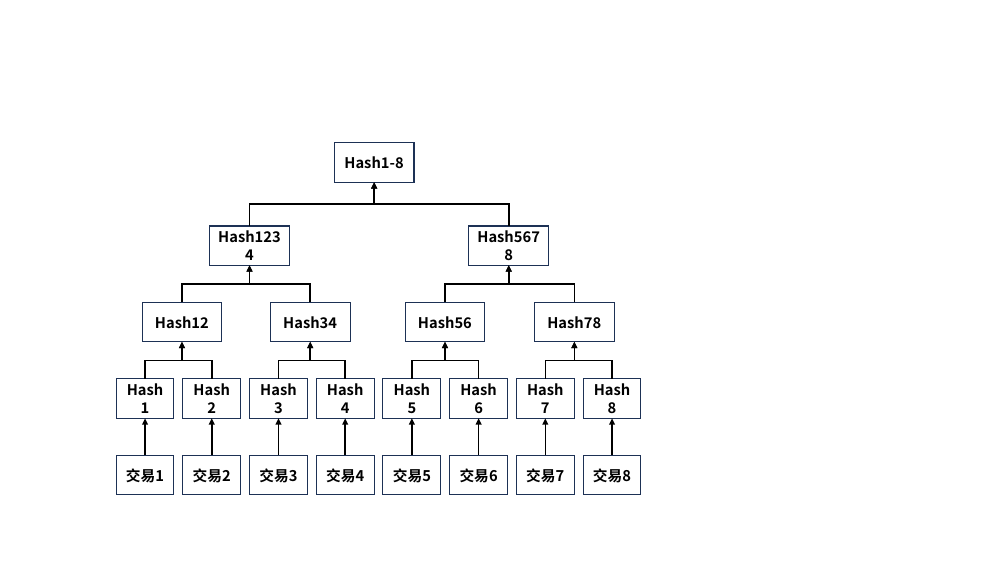
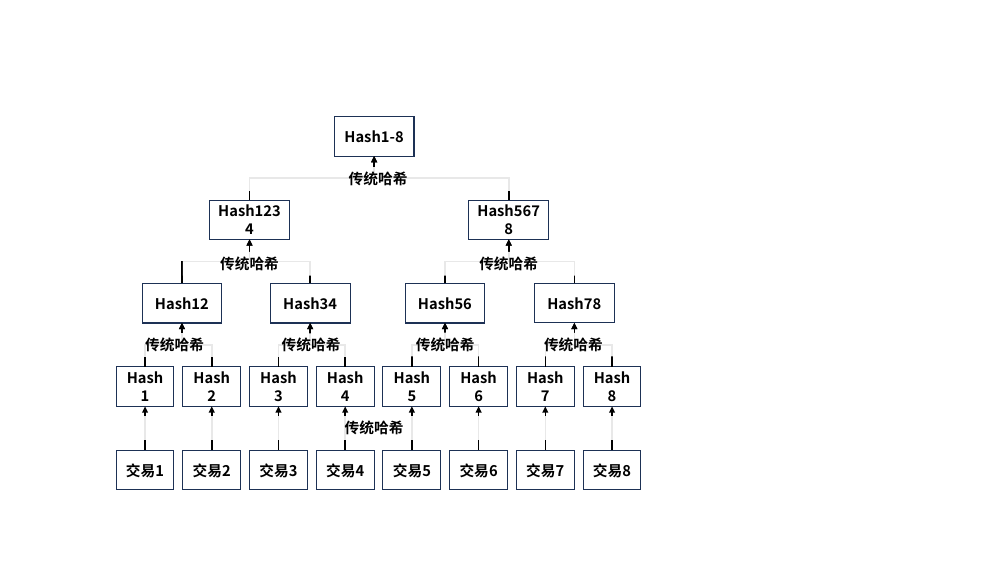
Before and after one commit to Studio-tyx/tyx_thesis_template, a slide deck: slide 28 of figure/timechain/fig.pptx. Drawn at 1008x567 pixels with LibreOffice and Linux fonts; fonts in the diff are those of the drawing. Boxes give left, top, right and bottom in pixels: in the first picture for what was removed or moved away, otherwise in the second. Text is boxed around its words. In the diff, an @@ line names an element or a change of style, - is before the commit and + after.

```diff
--- a/figure/timechain/fig.pptx
+++ b/figure/timechain/fig.pptx
@@ 3 rectangles, 2 elbow arrows: place and size @@
-3 rectangles, 2 elbow arrows at (209,143,549,265)
+3 rectangles, 2 elbow arrows at (209,116,549,240)
@@ text added at (349,171,408,186), 14 pt, text #000000, bold @@
+传统哈希
@@ elbow arrow moved from (182, 302) - (250, 265) to (182, 284) - (250, 240) @@
@@ text added at (220,256,279,271), 14 pt, text #000000, bold @@
+传统哈希
@@ elbow arrow moved from (310, 302) - (250, 265) to (310, 284) - (250, 240) @@
@@ elbow arrow moved from (445, 302) - (509, 265) to (445, 284) - (509, 240) @@
@@ text added at (479,256,538,271), 14 pt, text #000000, bold @@
+传统哈希
@@ elbow arrow moved from (575, 302) - (509, 265) to (575, 284) - (509, 240) @@
@@ 4 rectangles: place and size @@
-4 rectangles at (142,302,615,342)
+4 rectangles at (142,284,615,323)
@@ elbow arrow moved from (145, 379) - (182, 342) to (145, 367) - (182, 323) @@
@@ elbow arrow moved from (212, 379) - (182, 342) to (212, 367) - (182, 323) @@
@@ elbow arrow moved from (278, 379) - (310, 342) to (278, 367) - (310, 323) @@
@@ elbow arrow moved from (346, 379) - (310, 342) to (346, 367) - (310, 323) @@
@@ elbow arrow moved from (412, 379) - (445, 342) to (412, 367) - (445, 323) @@
@@ elbow arrow moved from (479, 379) - (445, 342) to (479, 367) - (445, 323) @@
@@ elbow arrow moved from (545, 379) - (575, 342) to (545, 367) - (575, 323) @@
@@ elbow arrow moved from (613, 379) - (575, 342) to (613, 367) - (575, 323) @@
@@ text added at (145,337,204,352), 14 pt, text #000000, bold @@
+传统哈希
@@ text added at (282,337,341,352), 14 pt, text #000000, bold @@
+传统哈希
@@ text added at (416,337,475,352), 14 pt, text #000000, bold @@
+传统哈希
@@ text added at (544,337,603,352), 14 pt, text #000000, bold @@
+传统哈希
@@ 8 rectangles: place and size @@
-8 rectangles at (116,379,641,418)
+8 rectangles at (116,367,641,406)
@@ arrow moved from (145, 419) - (145, 455) to (145, 407) - (145, 451) @@
@@ arrow moved from (212, 419) - (212, 455) to (212, 407) - (212, 451) @@
@@ arrow moved from (278, 419) - (278, 455) to (278, 407) - (278, 451) @@
@@ arrow moved from (346, 419) - (346, 455) to (346, 407) - (346, 451) @@
@@ arrow moved from (412, 419) - (412, 455) to (412, 407) - (412, 451) @@
@@ arrow moved from (479, 419) - (479, 455) to (479, 407) - (479, 451) @@
@@ arrow moved from (545, 419) - (545, 455) to (545, 407) - (545, 451) @@
@@ arrow moved from (613, 419) - (613, 455) to (613, 407) - (613, 451) @@
@@ text added at (345,420,404,435), 14 pt, text #000000, bold @@
+传统哈希
@@ 8 rectangles: place and size @@
-8 rectangles at (116,455,641,495)
+8 rectangles at (116,451,641,490)
```
Also in this commit, not shown: 4 other slides changed, 1 slide added, 6 other files.
